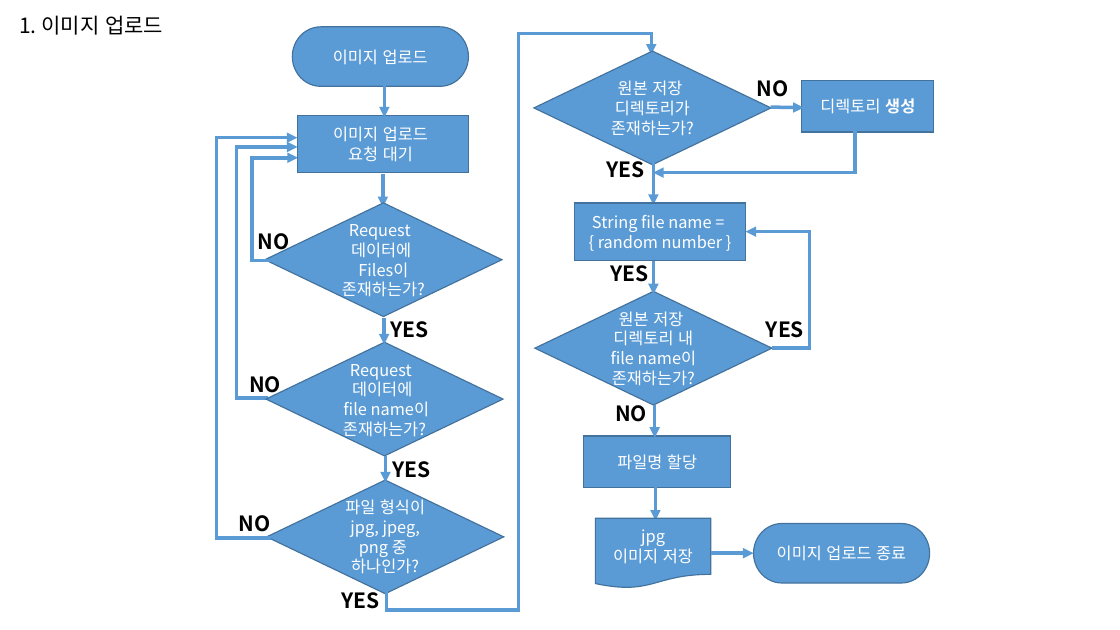
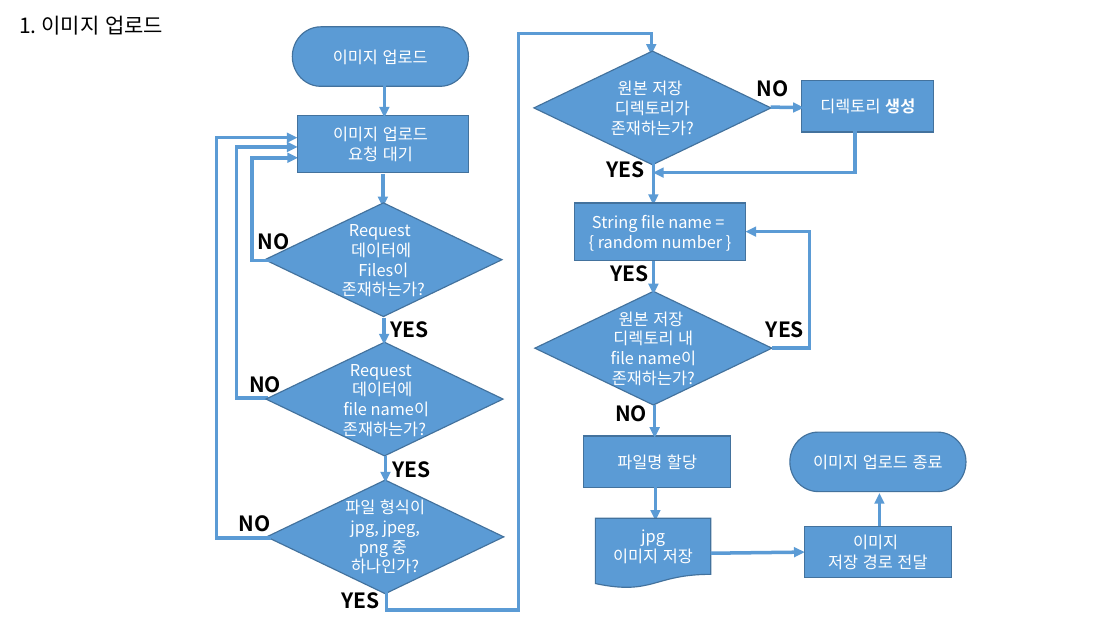
Before and after one commit to sweetleejoohyun/toy_backend, a slide deck: slide 2 of docs/순서도.pptx. Drawn at 1120x630 pixels with LibreOffice and Linux fonts; fonts in the diff are those of the drawing. Boxes give left, top, right and bottom in pixels: in the first picture for what was removed or moved away, otherwise in the second. Text is boxed around its words. In the diff, an @@ line names an element or a change of style, - is before the commit and + after.

```diff
--- a/docs/순서도.pptx
+++ b/docs/순서도.pptx
@@ pill shape "이미지 업로드 종료" moved from (x1=754, y1=523, x2=930, y2=583) to (x1=790, y1=432, x2=966, y2=492) @@
@@ arrow added from (880, 527) to (880, 493), #5B9BD5 3 pt @@
@@ rectangle added at (x1=805, y1=527, x2=952, y2=578), fill #5B9BD5, outline #43739E 1 pt, 14 pt, text #FFFFFF @@
+이미지
+저장 경로 전달
@@ arrow moved from (711, 554) - (754, 554) to (711, 554) - (805, 552) @@
```
Also in this commit, not shown: 1 other slide changed.
